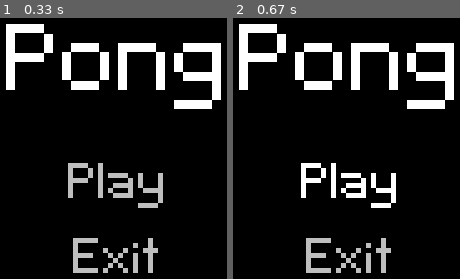
Above: before the commit, frames 1-2 (left to right).
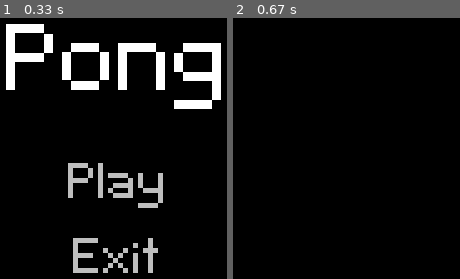
Above: after the commit, the same moments.

Repository: NedzadDonlagic04/pygame-pong
Game: pygame game, started from main.py
Two runs of this game, one before a commit and one after it. Both use one fixed random seed, a clock stepped at 60 frames per second and the inputs below.
Inputs (mouse positions are in pixels of both pictures, inside the frame that each line leads up to):
- Up to frame 1 (0.33 s): no input
- Up to frame 2 (0.67 s): click (351, 171) at 0.38 s

Frame 1 is identical in both runs. In frame 2, 12% of the frame differs, in the area x 2-98%, y 2-98%.

Commit message:
Implement mouse control and different game states

Diff:
--- a/main.py
+++ b/main.py
@@ -3,6 +3,9 @@
 from classes import *
 
 class Game:
+    MAIN_MENU = 0
+    GAME_ONGOING = 1
+
     def __init__(self, width, height, title):
         pygame.init()
 
@@ -24,6 +27,10 @@
 
         self.startScreenText = pygame.sprite.Group(pongText, startText, exitText)
 
+        self.mouse = MouseEvent()
+
+        self.state = self.MAIN_MENU
+
     def closeGame(self):
         pygame.quit()
         exit()
@@ -31,13 +38,20 @@
     def run(self):
         while True:
             for event in pygame.event.get():
-                if event.type == pygame.QUIT:
+                if event.type == pygame.QUIT or self.mouse.text == 'Exit':
                     self.closeGame()
+                elif self.mouse.text == 'Play':
+                    self.mouse.text = None
+                    self.state = self.GAME_ONGOING
 
             pygame.draw.rect(self.screen, 'Black', (0, 0, self.WIDTH, self.HEIGHT))
 
-            self.startScreenText.update()
-            self.startScreenText.draw(self.screen)
+            if self.state == self.MAIN_MENU:
+                self.startScreenText.update()
+                self.startScreenText.draw(self.screen)
+                self.mouse.detectClick(self.startScreenText)
+            elif self.state == self.GAME_ONGOING:
+                print('Game ongoing')
 
             pygame.display.update()
             self.clock.tick()
